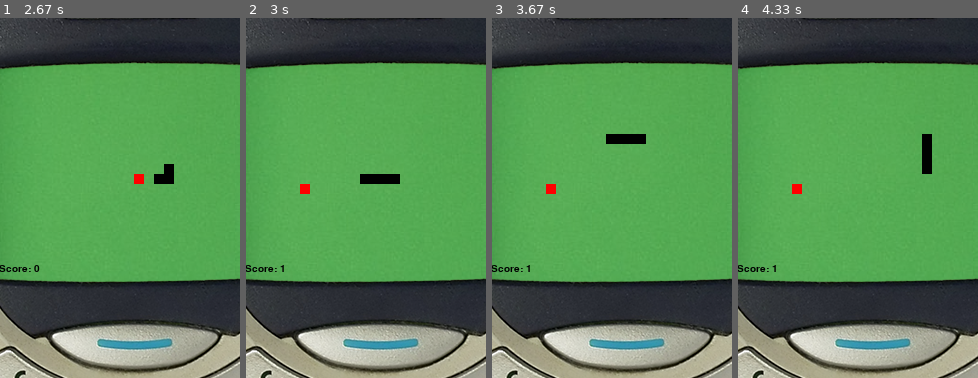
Above: before the commit, frames 1-4 (left to right).
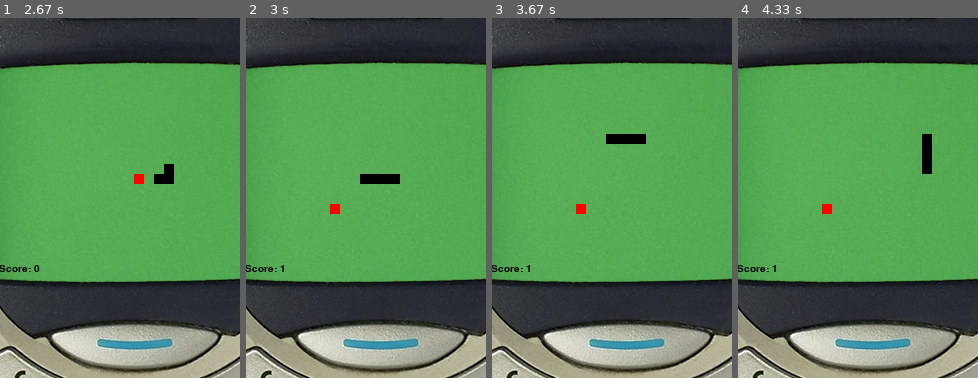
Above: after the commit, the same moments.

Repository: StarAssassin64/bytejam-project
Game: pygame game, started from References/Snake Replit/main.py
The game is run twice, just before and just after one commit, with the same random seed, the same clock (stepped at 60 frames per second) and the same inputs.
Inputs:
- Up to frame 1 (2.67 s): hold Right 0.33-0.8 s; hold Up 0.83-1.13 s; hold Right 1.17-1.63 s; hold Left 1.67-2.2 s; hold Down 2.23-2.53 s; hold Left from 2.57 s (still down)
- Up to frame 2 (3 s): release Left at 2.97 s
- Up to frame 3 (3.67 s): hold Up 3-3.37 s; hold Right from 3.4 s (still down)
- Up to frame 4 (4.33 s): release Right at 4.03 s; hold Down from 4.07 s (still down)
The pictures show only the part of the screen within x 22-72%, y 34-84%; the shares and areas given below are measured in that part.

Frame 1 is identical in both runs. In frame 2, 0.2% of the frame differs, in the area x 22-40%, y 46-55%; in frame 3, 0.2%; in frame 4, 0.2%.

Commit message:
Small Tweaks

Diff:
--- a/References/Snake Replit/food.py
+++ b/References/Snake Replit/food.py
@@ -19,7 +19,5 @@
 
 
     def respawn(self):
-        # blocks_in_x = 300/self.block_size
-        # blocks_in_y = 220/self.block_size
-        self.x = random.randint(90, 380)//10*10
-        self.y = random.randint(300, 500)//10*10
+        self.x = random.randint(100, 380)//10*10
+        self.y = random.randint(300, 490)//10*10
